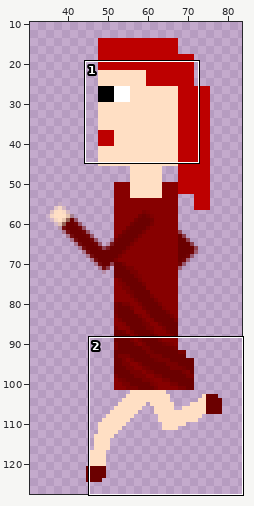
File history of a sprite sheet, res/textures/player/move_3.png. The picture above shows the old version from afar; the outline marks the close-up.
Close-up. Before the edit:
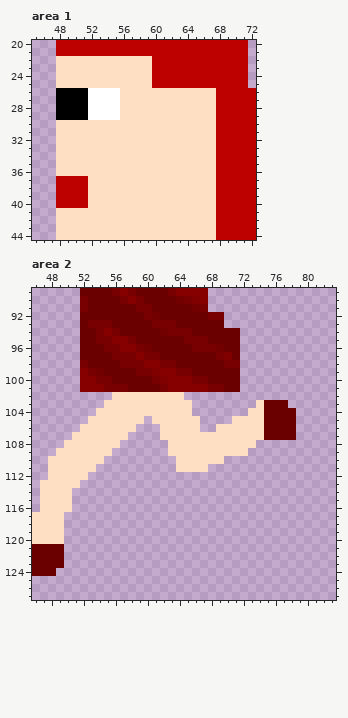
The file is 128x128 pixels. Pixels under 10% opacity are left out. Colours within 5 levels of each other are drawn and written as one. Shown: area 1: x 45..72, y 20..44; area 2: x 46..83, y 89..127. The wide view leaves out empty margins.
After the commit:
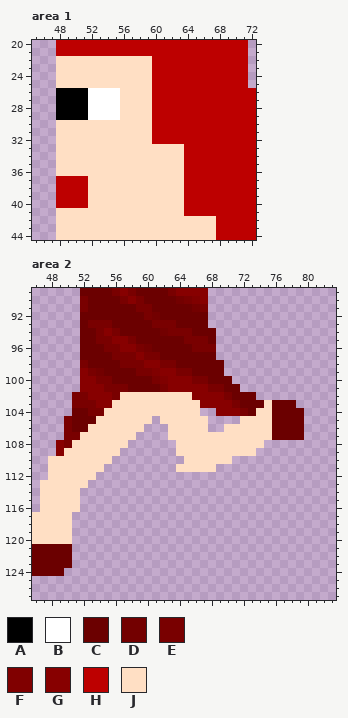
Palette (. is transparent): A #000000  B #ffffff  C #6b0000  D #730000  E #790000  F #800000  G #870000  H #bd0000  J #ffdfc4
Edits made:
--- area 1
@@ x 58..69 @@
 25 JJHHHHHHHHHH
-26 JJJJJJJJJJHH
-27 JJJJJJJJJJHH
-28 JJJJJJJJJJHH
-29 JJJJJJJJJJHH
-30 JJJJJJJJJJHH
-31 JJJJJJJJJJHH
-32 JJJJJJJJJJHH
-33 JJJJJJJJJJHH
-34 JJJJJJJJJJHH
-35 JJJJJJJJJJHH
-36 JJJJJJJJJJHH
-37 JJJJJJJJJJHH
-38 JJJJJJJJJJHH
-39 JJJJJJJJJJHH
-40 JJJJJJJJJJHH
-41 JJJJJJJJJJHH
+26 JJHHHHHHHHHH
+27 JJHHHHHHHHHH
+28 JJHHHHHHHHHH
+29 JJHHHHHHHHHH
+30 JJHHHHHHHHHH
+31 JJHHHHHHHHHH
+32 JJHHHHHHHHHH
+33 JJJJJJHHHHHH
+34 JJJJJJHHHHHH
+35 JJJJJJHHHHHH
+36 JJJJJJHHHHHH
+37 JJJJJJHHHHHH
+38 JJJJJJHHHHHH
+39 JJJJJJHHHHHH
+40 JJJJJJHHHHHH
+41 JJJJJJHHHHHH
 42 JJJJJJJJJJHH
--- area 2
@@ x 46..83 @@
  91 ......ECCCCCCEECCCCCDE................
- 92 ......CCCCCCCCEDCCCCCCEE..............
- 93 ......CEEECCCCCEEECCCCCC..............
- 94 ......CCEGECCCCCDEEECCCCCC............
- 95 ......CCEEGGECCCCCCEEECCCC............
- 96 ......CCCEEGGEDCCCCCEEEDCC............
- 97 ......CCCCEEEGEECCCCCCCEFC............
- 98 ......ECCCCEEEGGEECCCCCCEE............
- 99 ......GEDCCCCEEFGGEECCCCCC............
-100 ......GGEECCCCCEFGGGEECCCC............
+ 92 ......CCCCCCCCEDCCCCCC................
+ 93 ......CEEECCCCCEEECCCC................
+ 94 ......CCEGECCCCCDEEECCC...............
+ 95 ......CCEEGGECCCCCCEEEC...............
+ 96 ......CCCEEGGEDCCCCCEEE...............
+ 97 ......CCCCEEEGEECCCCCCC...............
+ 98 ......ECCCCEEEGGEECCCCCC..............
+ 99 ......GEDCCCCEEFGGEECCCC..............
+100 ......GGEECCCCCEFGGGEECCC.............
 101 ......GGGEEECCCCEGGGGGEECC............
-102 ..........JJJJJJJJJ...................
-103 .........JJJJJJJJJJJ........JCCC......
-104 ........JJJJJJJJJJJJ.......JJCCCC.....
-105 .......JJJJJJJ.JJJJJJ....JJJJCCCC.....
-106 ......JJJJJJJ...JJJJJ..JJJJJJCCCC.....
-107 .....JJJJJJJ....JJJJJJJJJJJJJCCCC.....
-108 ....JJJJJJJ......JJJJJJJJJJJ..........
-109 ...JJJJJJJ.......JJJJJJJJJJ...........
-110 ..JJJJJJJ.........JJJJJJ..............
-111 ..JJJJJJ..........JJJJ................
-112 ..JJJJJ...............................
-113 .JJJJJ................................
-114 .JJJJ.................................
-115 .JJJJ.................................
-116 .JJJJ.................................
-117 JJJJ..................................
-118 JJJJ..................................
-119 JJJJ..................................
-120 JJJJ..................................
-121 CCCC..................................
-122 CCCC..................................
-123 CCCC..................................
-124 CCC...................................
+102 .....EEGGGEJJJJJJJJJGGGGECCC..........
+103 .....EEEGGJJJJJJJJJJJGGGGECCCJCCC.....
+104 .....CCEEJJJJJJJJJJJJ..GGGECJJCCCC....
+105 ....ECCCJJJJJJJ.JJJJJJ....JJJJCCCC....
+106 ....ECCJJJJJJJ...JJJJJ..JJJJJJCCCC....
+107 ....EEJJJJJJJ....JJJJJJJJJJJJJCCCC....
+108 ...GEJJJJJJJ......JJJJJJJJJJJ.........
+109 ...GJJJJJJJ.......JJJJJJJJJJ..........
+110 ..JJJJJJJJ.........JJJJJJ.............
+111 ..JJJJJJJ.........JJJJJ...............
+112 ..JJJJJJ..............................
+113 .JJJJJJ...............................
+114 .JJJJJ................................
+115 .JJJJJ................................
+116 .JJJJJ................................
+117 JJJJJ.................................
+118 JJJJJ.................................
+119 JJJJJ.................................
+120 JJJJJ.................................
+121 CCCCC.................................
+122 CCCCC.................................
+123 CCCCC.................................
+124 CCCC..................................
 125 ......................................
Where, in picture pixels (left, top, right, bottom), the same in both close-ups:
changed: (152, 88, 216, 216)
changed: (56, 312, 304, 576)
